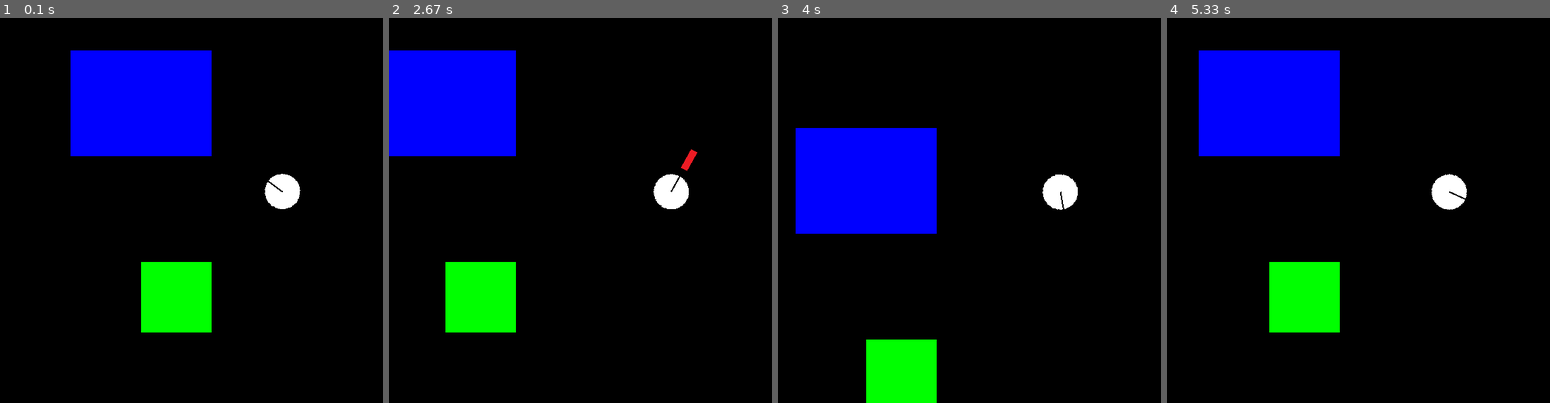
Above: before the commit, frames 1-4 (left to right).
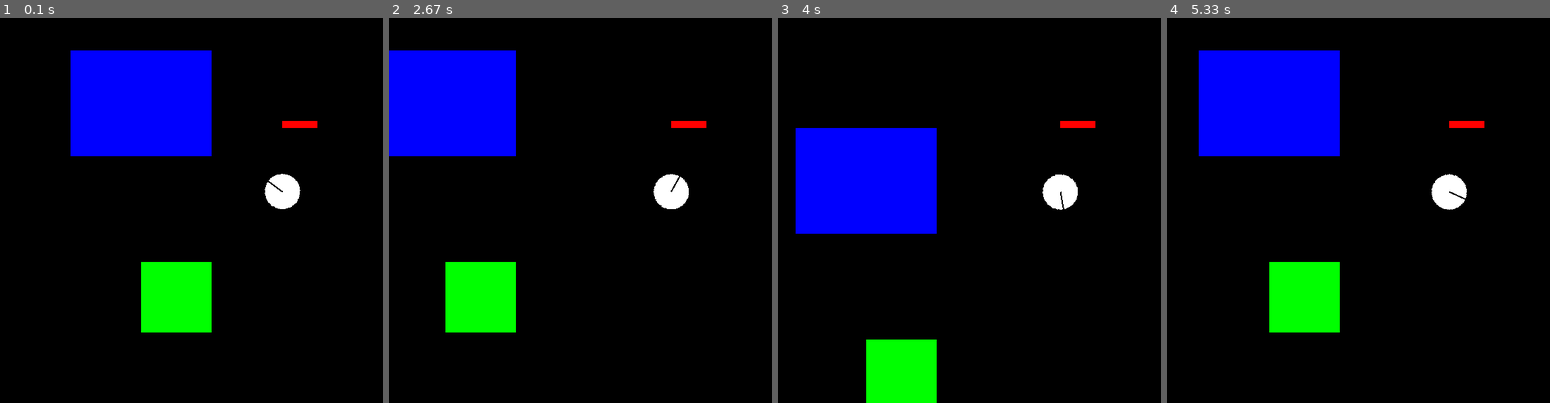
Above: after the commit, the same moments.

Repository: Sianglife/pygame-game
Game: pygame game, started from main.py
Two runs of this game, one before a commit and one after it. Both use one fixed random seed, a clock stepped at 60 frames per second and the inputs below.
Inputs (mouse positions are in pixels of both pictures, inside the frame that each line leads up to):
- Up to frame 1 (0.1 s): no input
- Up to frame 2 (2.67 s): hold Right 0.33-0.8 s; move the mouse to (649, 210) at 0.37 s; hold Up 0.83-1.13 s; move the mouse to (outside the picture) at 0.87 s; hold Right 1.17-1.63 s; move the mouse to (534, 195) at 1.2 s; hold Left 1.67-2.2 s; move the mouse to (496, 129) at 1.7 s; hold Down 2.23-2.53 s; move the mouse to (752, 44) at 2.27 s; tap Space at 2.57 s
- Up to frame 3 (4 s): hold Left 2.9-3.3 s; move the mouse to (1072, 48) at 2.93 s; hold Up 3.33-3.7 s; move the mouse to (858, 179) at 3.37 s; hold Right from 3.73 s (still down); move the mouse to (1069, 237) at 3.77 s
- Up to frame 4 (5.33 s): release Right at 4.37 s; hold Down 4.4-4.77 s; move the mouse to (1431, 118) at 4.43 s; hold Left 4.8-5.27 s; move the mouse to (outside the picture) at 4.83 s; hold Right from 5.3 s (still down)

The runs differ from the first frame. In frame 1, 0.2% of the frame differs, in the area x 73-83%, y 26-29%; in frame 2, 0.3%, in the area x 73-83%, y 26-40%; in frame 3, 0.2%; in frame 4, 0.2%.

Commit message:
Update blood

Diff:
--- a/main.py
+++ b/main.py
@@ -15,7 +15,6 @@
 clock = pg.time.Clock()
 
 
-
 # 物件初始化
 player = Player(WHITE, 50, (400, 300))
 
@@ -25,8 +24,6 @@
 )
 # *代表解包，把obstacles每一項物件都加入到all_sprites中
 backgroundObjects = pg.sprite.Group(*obstacles)
-
-# 檢查player和obstacles有沒有碰到
 
 
 def check_collision():
@@ -62,7 +59,7 @@
 
     # Update draw
     screen.fill(BLACK)
-    all_sprites = pg.sprite.Group(player, *obstacles, *bullets)
+    all_sprites = pg.sprite.Group(player, *obstacles, *bullets, player.blood)
     all_sprites.draw(screen)
     pg.display.flip()
 
--- a/modal/blood.py
+++ b/modal/blood.py
@@ -6,19 +6,22 @@
 
 class Blood(Rectangle):
     def __init__(self, x, y):
-        super().__init__(color.BLACK, (200, 20), (x, y))
+        super().__init__(color.RED, (50, 10), (x, y))
         self.hp = 100
-        self.blood = pg.Surface((200, 20))
-        self.blood.fill(color.RED)
-        self.blood_rect = self.blood.get_rect(topleft=(x, y))
 
     def update(self):
-        blood_width = int(self.hp / 100 * 200)
-        blood_surface = pg.Surface((blood_width, 20))
-        blood_surface.fill(color.RED)
-        blood_rect = blood_surface.get_rect(topleft=(self.blood_rect.topleft))
-        self.blood = blood_surface
-        self.blood_rect = blood_rect
+        blood_width = max(0, int(self.hp / 100 * 50))
+
+        self.image = pg.Surface((50, 10))
+        self.image.fill(pg.Color("black"))
+
+        # 畫上血量部分
+        if blood_width > 0:
+            red_bar = pg.Surface((blood_width, 10))
+            red_bar.fill(color.RED)
+            self.image.blit(red_bar, (0, 0))
+
+        self.rect = self.image.get_rect(topleft=self.ori_position)
 
     def damage(self, value):
         self.hp -= value
--- a/modal/player.py
+++ b/modal/player.py
@@ -13,7 +13,8 @@
         self.original_image = pg.transform.scale(pg.image.load(
             'asset/player.png').convert_alpha(), (radius, radius))
         self.angle = 0
-        self.blood = Blood(100, 100)
+        self.bullets = pg.sprite.Group()
+        self.blood = Blood(400, 200)
         self.update()
 
     def fire(self):
@@ -21,7 +22,7 @@
             return
 
         bullet = Bullet((30, 10), self.rect.center, self.angle)
-        bullets.add(bullet)
+        self.bullets.add(bullet)
         self.launch_time = pg.time.get_ticks()
 
     def update(self):
